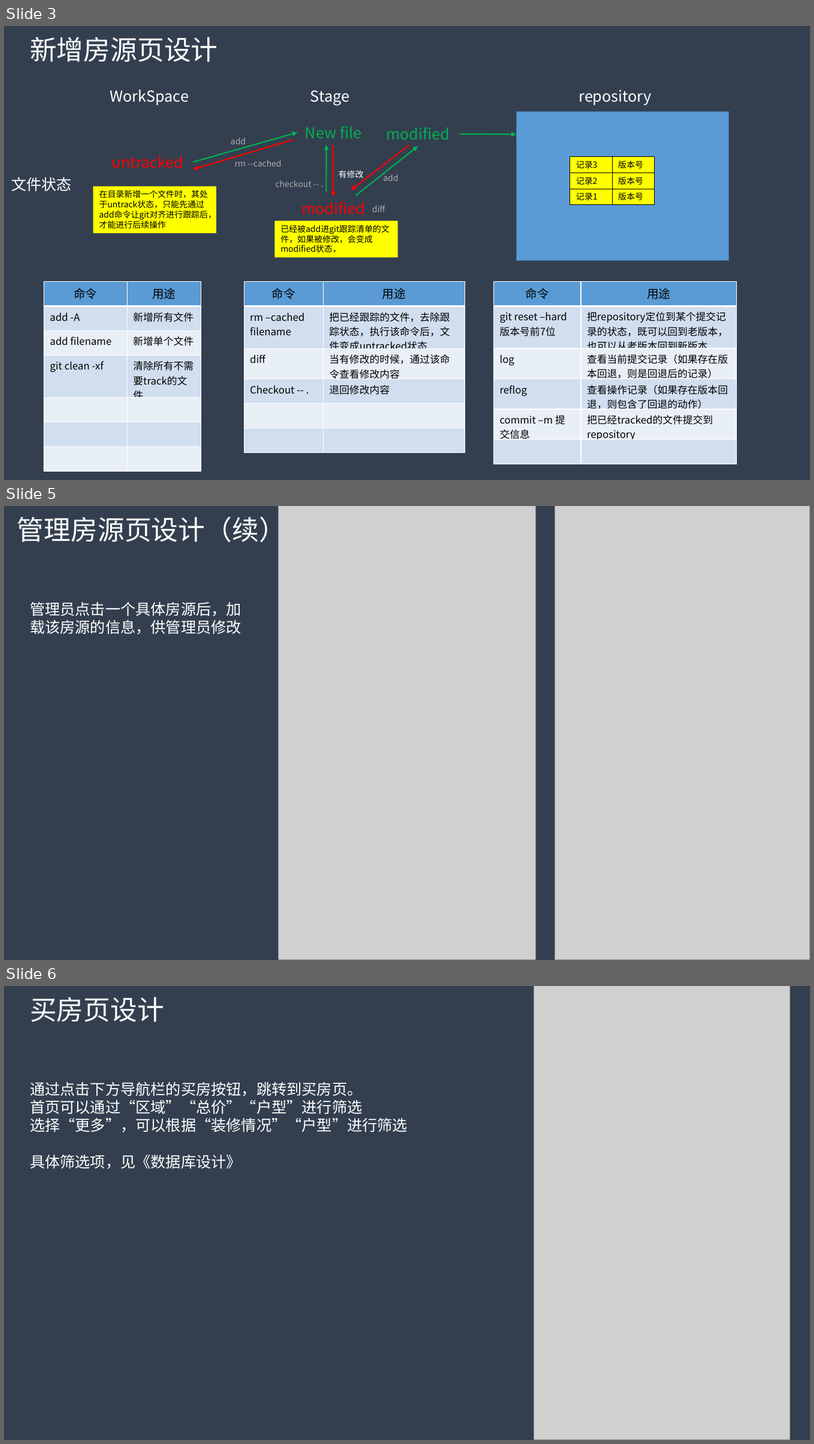
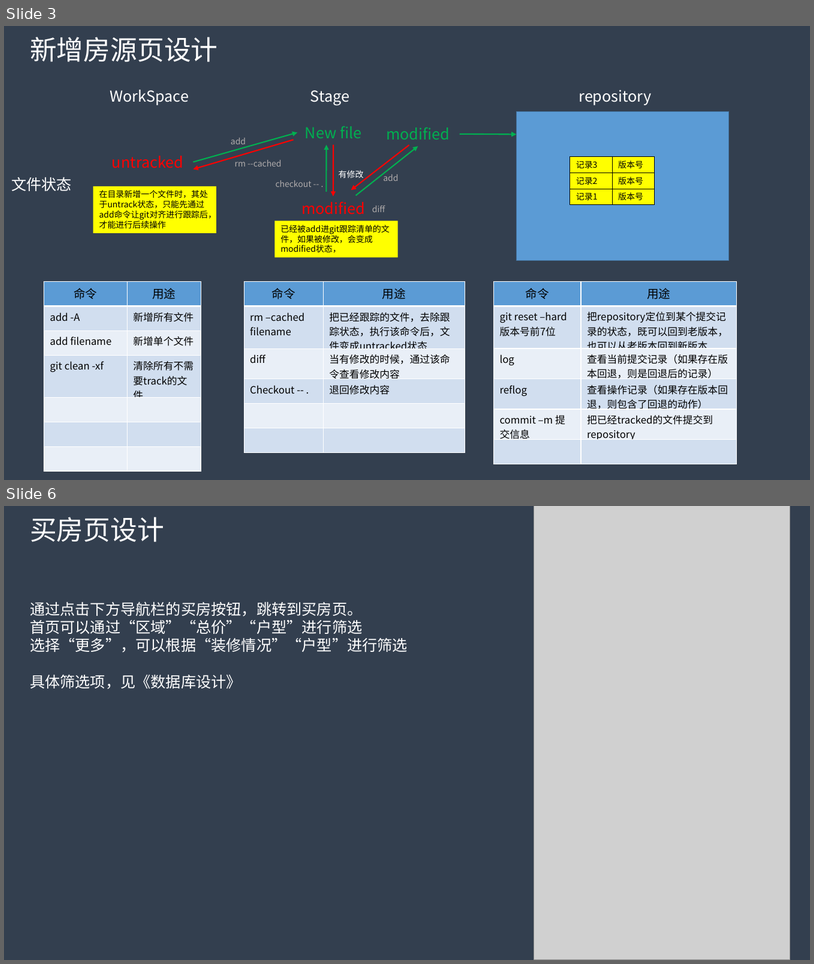
Before and after one commit to myfc-mp/myfc-be, a slide deck: docs/git总结.pptx. Shown one above the other, each under a label of ours: slides 3, 5 and 6 before the commit, slides 3 and 6 after it; the slides between them are not shown. The pictures are 814x1444 and 814x964 pixels, drawn with LibreOffice and Linux fonts; fonts in the diff are those of the drawing; grey boxes stand for pictures. Boxes give left, top, right and bottom in pixels: in the first picture for what was removed or moved away, otherwise in the second. Text is boxed around its words. In the diff, an @@ line names an element or a change of style, - is before the commit and + after.

```diff
--- a/docs/git总结.pptx
+++ b/docs/git总结.pptx
@@ slide 5 removed at <box>4,506,810,960</box>, background #333F50 @@
@@ text removed at <box>17,512,286,546</box> @@
-管理房源页设计（续）
@@ picture removed at <box>279,506,536,960</box> @@
@@ picture removed at <box>555,506,810,960</box> @@
@@ text removed at <box>30,602,242,634</box> @@
-管理员点击一个具体房源后，加载该房源的信息，供管理员修改
```
Also in this commit, not shown: 2 slides added, 1 other slide removed, 4 other files.
